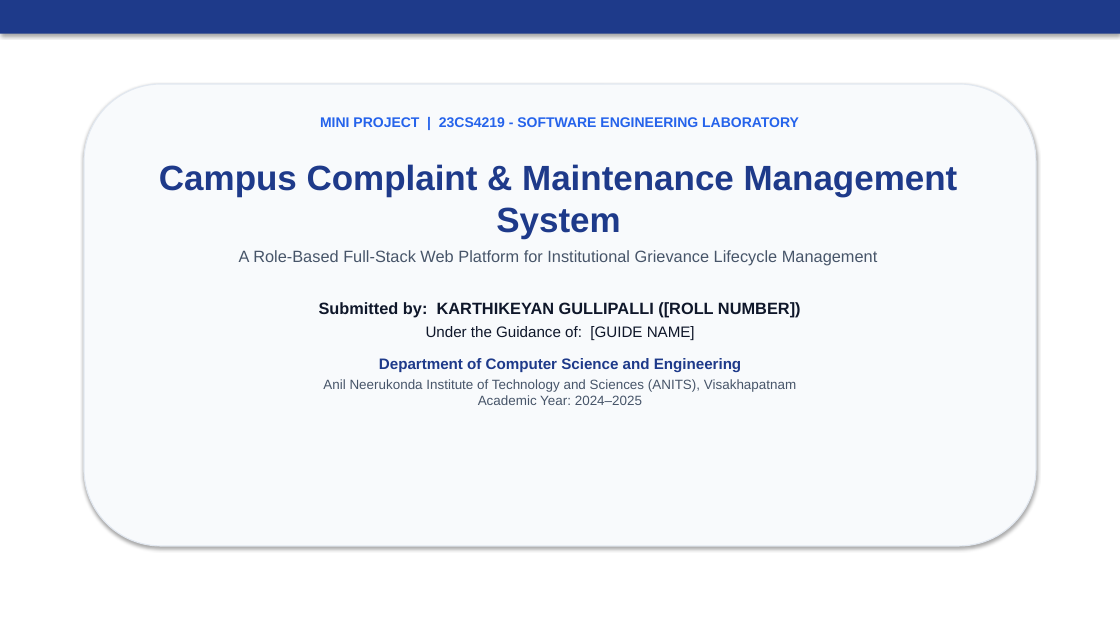
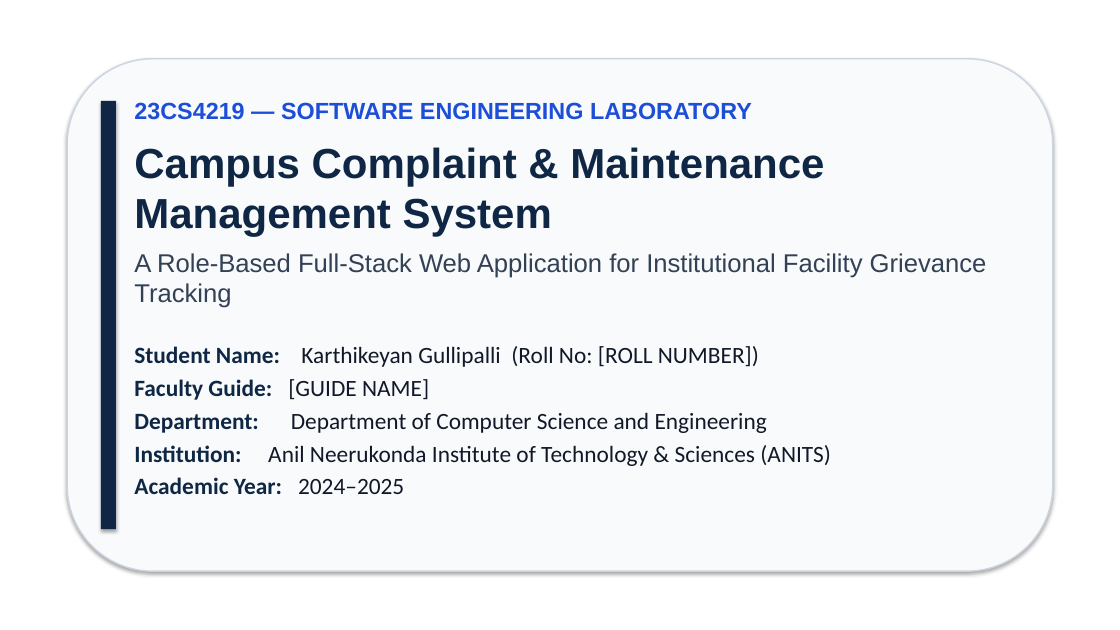
Before and after one commit to karthikeyangullipalli/Campus-Complaint-Maintenance-Management-System, a slide deck: slide 1 of Campus_Complaint_Management_System_Mini_Project_Presentation.pptx. Drawn at 1120x630 pixels with LibreOffice and Linux fonts; fonts in the diff are those of the drawing. Boxes give left, top, right and bottom in pixels: in the first picture for what was removed or moved away, otherwise in the second. Text is boxed around its words. In the diff, an @@ line names an element or a change of style, - is before the commit and + after.

Commit message:
Redesign presentation with high-contrast academic typography, native flowcharts, and 100% readability

```diff
--- a/Campus_Complaint_Management_System_Mini_Project_Presentation.pptx
+++ b/Campus_Complaint_Management_System_Mini_Project_Presentation.pptx
@@ rectangle removed at [0, 0, 1120, 34] @@
@@ rounded rectangle: place and size @@
-rounded rectangle at [84, 84, 1036, 546]
+rounded rectangle at [67, 59, 1053, 571]
@@ rounded rectangle at [67, 59, 1053, 571]: outline #E2E8F0 1 pt to #CBD5E1 1.2 pt @@
@@ rectangle added at [101, 101, 116, 529], fill #0F2744 @@
@@ text at [134, 102, 987, 494]: text changed; size 11.5 to 20 pt; font Arial to Calibri; text colour #475569 to #111827 @@
-Submitted by: KARTHIKEYAN GULLIPALLI ([ROLL NUMBER])
-Under the Guidance of: [GUIDE NAME]
-Department of Computer Science and Engineering
-Anil Neerukonda Institute of Technology and Sciences (ANITS), Visakhapatnam
-Academic Year: 2024–2025
+23CS4219 — SOFTWARE ENGINEERING LABORATORY
+Campus Complaint & Maintenance Management System
+A Role-Based Full-Stack Web Application for Institutional Facility Grievance Tracking
+Student Name: Karthikeyan Gullipalli (Roll No: [ROLL NUMBER])
+Faculty Guide: [GUIDE NAME]
+Department: Department of Computer Science and Engineering
+Institution: Anil Neerukonda Institute of Technology & Sciences (ANITS)
+Academic Year: 2024–2025
@@ text removed at [320, 117, 799, 127] @@
-MINI PROJECT | 23CS4219 - SOFTWARE ENGINEERING LABORATORY
@@ text removed at [159, 164, 958, 266] @@
-Campus Complaint & Maintenance Management System
-A Role-Based Full-Stack Web Platform for Institutional Grievance Lifecycle Management
```
Also in this commit, not shown: 2 other slides changed, 7 slides added, 7 slides removed, 1 other file.
